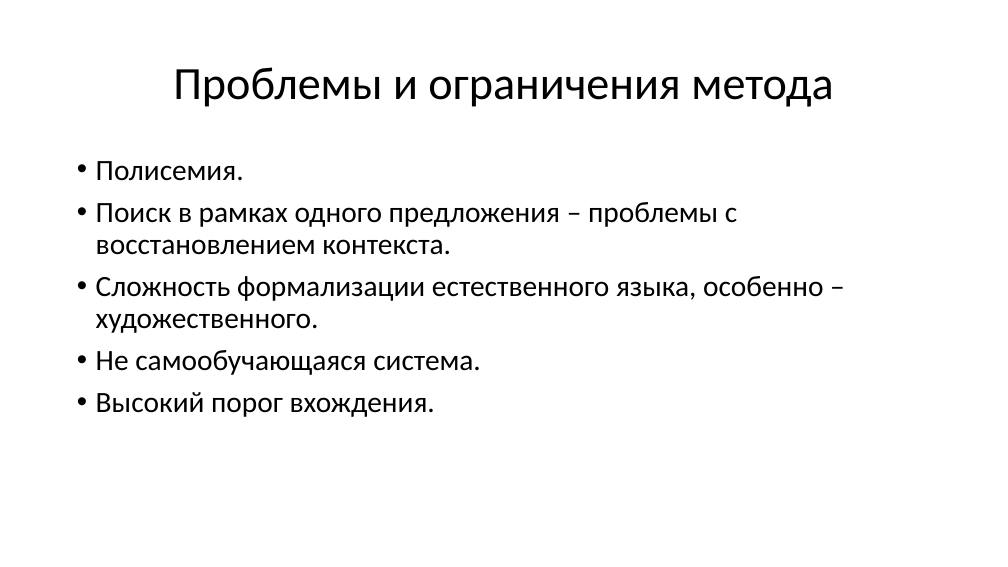
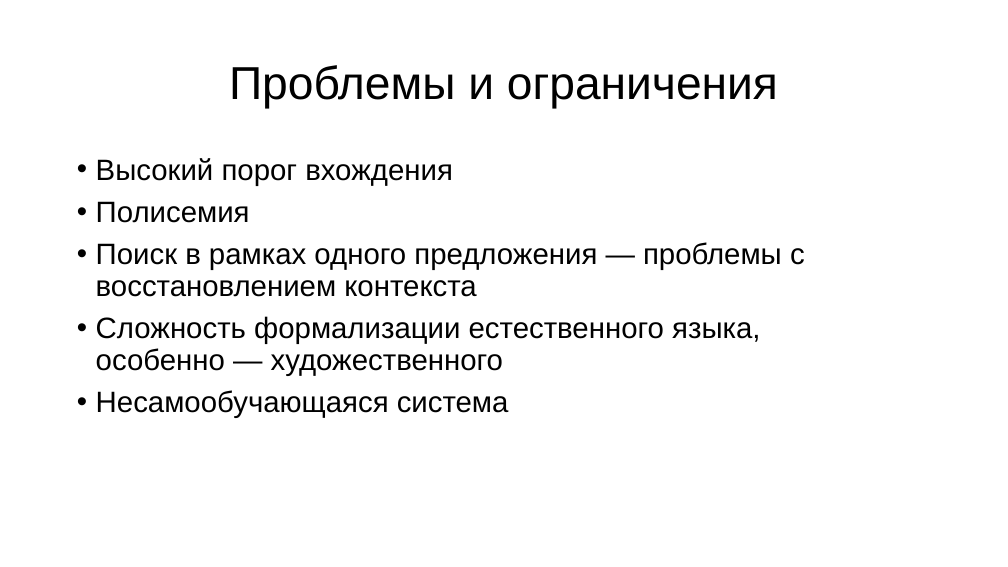
Before and after one commit to mtaktash/motive-grammar, a slide deck: slide 10 of slides/итоги грамматика мотива.pptx. Drawn at 1008x567 pixels with LibreOffice and Linux fonts; fonts in the diff are those of the drawing. Boxes give left, top, right and bottom in pixels: in the first picture for what was removed or moved away, otherwise in the second. Text is boxed around its words. In the diff, an @@ line names an element or a change of style, - is before the commit and + after.

```diff
--- a/slides/итоги грамматика мотива.pptx
+++ b/slides/итоги грамматика мотива.pptx
@@ title at [229, 65, 778, 109]: text changed; font Calibri to Arial @@
-Проблемы и ограничения метода
+Проблемы и ограничения
@@ text at [96, 158, 805, 418]: text changed; font Calibri to Arial @@
-• Полисемия.
-• Поиск в рамках одного предложения – проблемы с восстановлением контекста.
-• Сложность формализации естественного языка, особенно – художественного.
-• Не самообучающаяся система.
-• Высокий порог вхождения.
+• Высокий порог вхождения
+• Полисемия
+• Поиск в рамках одного предложения — проблемы с восстановлением контекста
+• Сложность формализации естественного языка, особенно — художественного
+• Несамообучающаяся система
```
Also in this commit, not shown: 11 other slides changed, 6 slides added, 1 other file.
